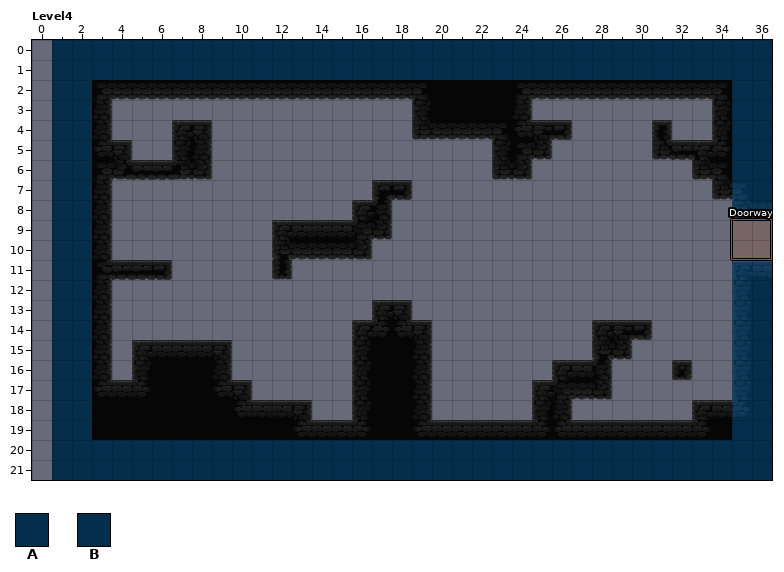
An edit to a level. LDtk project, maps/test_map/TestMap.ldtk. That is the earlier state.
Cells are 32x32 px. Shown: Level4 x 0..36, y 0..21. The old version is drawn lined up with the new one.
Key: from "Collision_Camera": A 1 "Collision"; from "Collision_Dungeon": B 1 "Ground".
_ is an empty cell.
Objects are placed by their top-left corner, in cells (3,4 is the top-left corner of cell 3,4); size is 1x1 cell unless given.
Layers that did not change in this view are not listed.
Layer "Collision_Dungeon" before, first column x 0:
 0 _BBBBBBBBBBBBBBBBBBBBBBBBBBBBBBBBBBBB
 1 _BBBBBBBBBBBBBBBBBBBBBBBBBBBBBBBBBBBB
 2 _BBBBBBBBBBBBBBBBBBBBBBBBBBBBBBBBBBBB
 3 _BBB_______________BBBBBB_________BBB
 4 _BBB___BB__________BBBBBBBB____B__BBB
 5 _BBBB__BB______________BBB_____BBBBBB
 6 _BBBBBBBB______________BB________BBBB
 7 _BBB_____________BB_______________BBB
 8 _BBB____________BB_________________BB
 9 _BBB________BBBBBB___________________
10 _BBB________BBBBB____________________
11 _BBBBBB_____B______________________BB
12 _BBB_______________________________BB
13 _BBB_____________BB________________BB
14 _BBB____________BBBB________BBB____BB
15 _BBB_BBBBB______BBBB________BB_____BB
16 _BBB_BBBBB______BBBB______BBB___B__BB
17 _BBBBBBBBBB_____BBBB_____BBBB______BB
18 _BBBBBBBBBBBBB__BBBB_____BB______BBBB
19 _BBBBBBBBBBBBBBBBBBBBBBBBBBBBBBBBBBBB
20 _BBBBBBBBBBBBBBBBBBBBBBBBBBBBBBBBBBBB
21 _BBBBBBBBBBBBBBBBBBBBBBBBBBBBBBBBBBBB
Layer "Collision_Camera" before, first column x 0:
 0 _AAAAA
 1 _AAAAA
 2 _AA___
 3 _AA___
 4 _AA___
 5 _AA___
 6 _AA___
 7 _AA___
 8 _AA___
 9 _AA___
10 _AA___
11 _AA___
12 _AA___
13 _AA___
14 _AA___
15 _AA___
16 _AA___
17 _AA___
18 _AA___
19 _AA___
20 _AAAAA
21 _AAAAA
After:
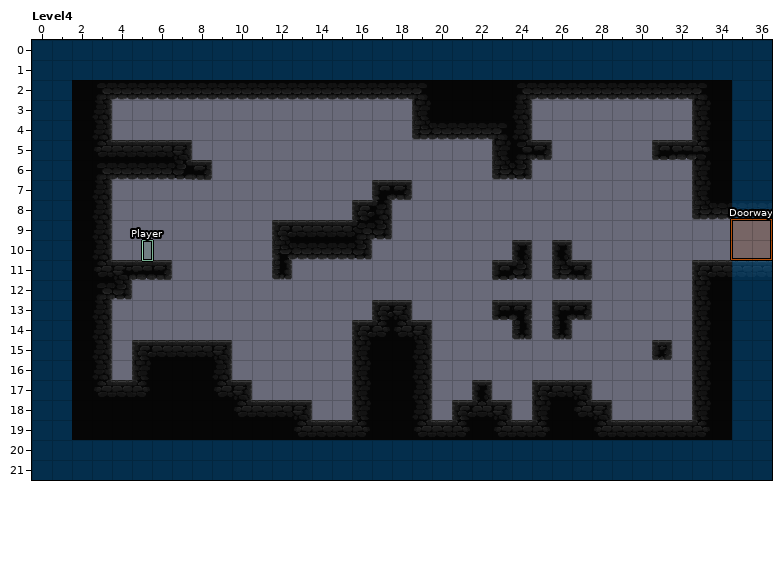
See-through tiles are keyed as they look on the map.
The exact change:
Changed rows in their new state; . is an unchanged cell.
map size 36x22 -> 37x22 cells (old content now starts at 1,0; both pictures use the new coordinates)
Layer "Characters":
added: "Player" rectangle at 5.5,10 size 0.5x1
Layer "Collision_Dungeon":
first column x 0:
 0 B..................................
 1 B..................................
 2 B..................................
 3 B................................B.
 4 B......__................__...._.B.
 5 B....BB._..........................
 6 B..................................
 7 B................................B.
 8 B................................BB
 9 B..................................
10 B.......................B.B........
11 B......................BB.BB.....BB
12 B...B............................BB
13 B......................BB.BB.....BB
14 B.......................B.B.___..BB
15 B...........................__.B.BB
16 B.........................___..._BB
17 B.....................B....._....BB
18 B....................BBB...BB......
19 B..................................
20 B..................................
21 B..................................
Layer "Collision_Camera":
first column x 0:
 0 A..
 1 A..
 2 A._
 3 A._
 4 A._
 5 A._
 6 A._
 7 A._
 8 A._
 9 A._
10 A._
11 A._
12 A._
13 A._
14 A._
15 A._
16 A._
17 A._
18 A._
19 A._
20 A..
21 A..
